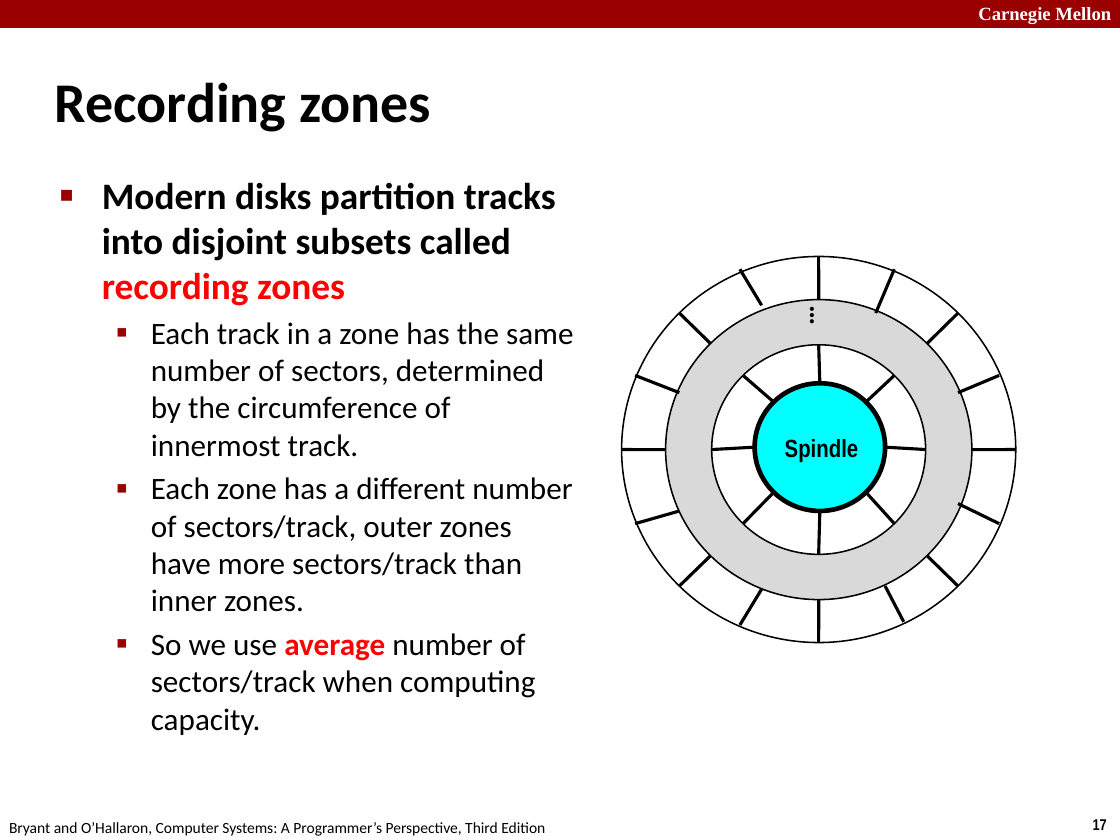
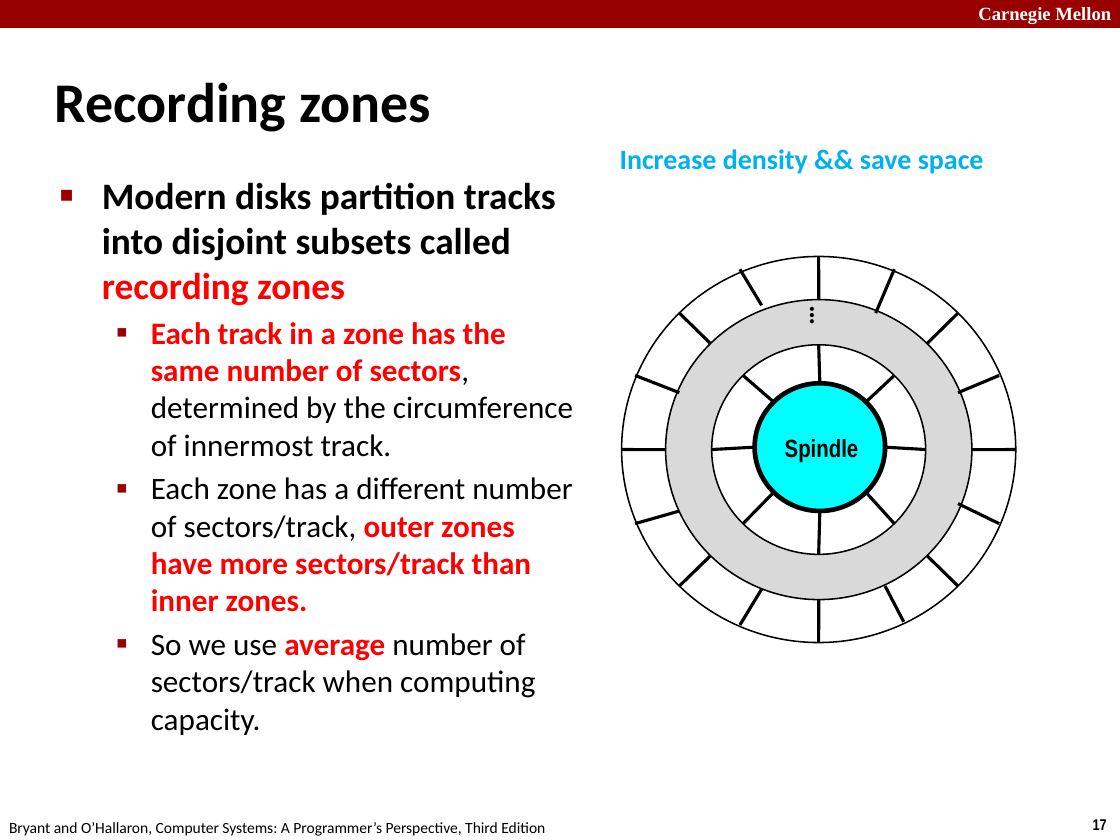
Before and after one commit to DarthVaderUS/CMU-15-213-CSAPP, a slide deck: slide 17 of Slides/11-memory-hierarchy.pptx. Drawn at 1120x840 pixels with LibreOffice and Linux fonts; fonts in the diff are those of the drawing. Boxes give left, top, right and bottom in pixels: in the first picture for what was removed or moved away, otherwise in the second. Text is boxed around its words. In the diff, an @@ line names an element or a change of style, - is before the commit and + after.

```diff
--- a/Slides/11-memory-hierarchy.pptx
+++ b/Slides/11-memory-hierarchy.pptx
@@ text added at [620, 149, 984, 174], 18 pt, text #00B0F0, bold @@
+Increase density && save space
@@ text at [151, 322, 573, 612]: text colour #000000 to #FF0000, bold on in "Each track in a zone has the ...", "outer zones have more sectors/track than inner ..." @@
```
Also in this commit, not shown: 8 other slides changed.
